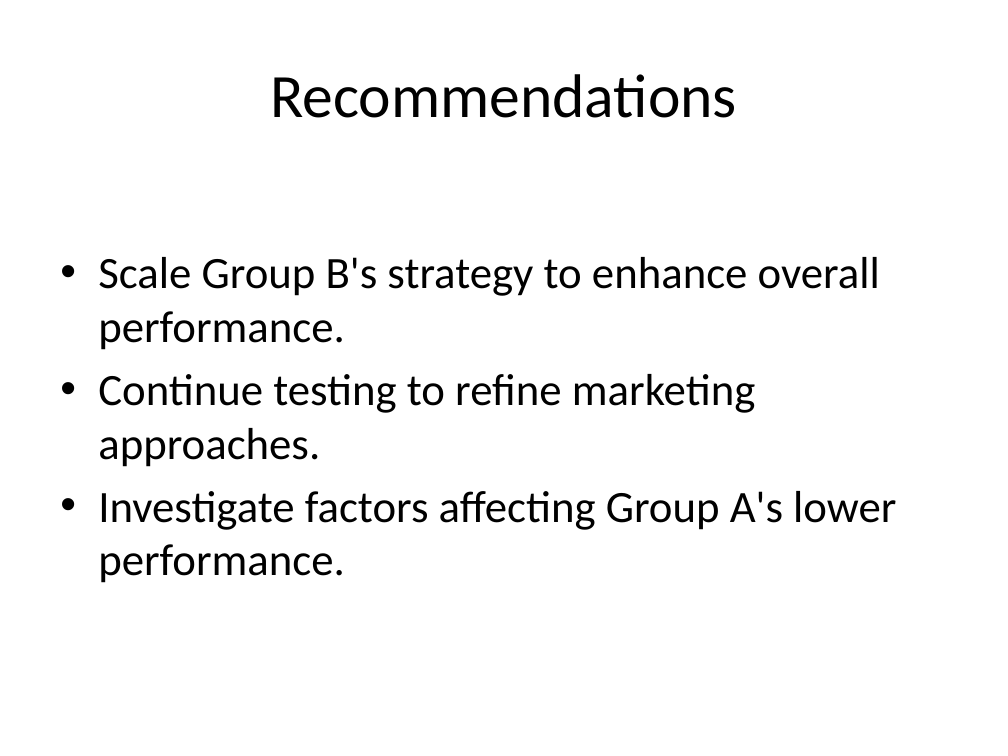
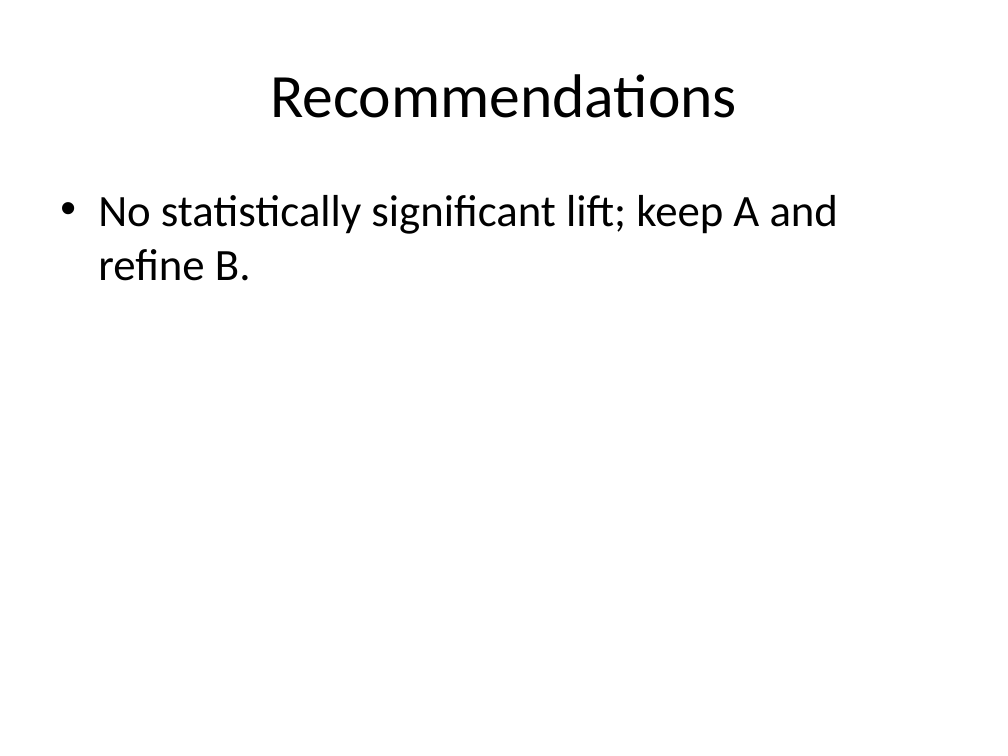
Before and after one commit to cathelenegeorge/CampAIgn-Analytics, a slide deck: slide 9 of reports/final_report.pptx (slide 8 before the commit). Drawn at 1008x756 pixels with LibreOffice and Linux fonts; fonts in the diff are those of the drawing. Boxes give left, top, right and bottom in pixels: in the first picture for what was removed or moved away, otherwise in the second. Text is boxed around its words. In the diff, an @@ line names an element or a change of style, - is before the commit and + after.

```diff
--- a/reports/final_report.pptx
+++ b/reports/final_report.pptx
@@ text at (98, 195, 839, 281): text changed @@
-• Scale Group B's strategy to enhance overall performance.
-• Continue testing to refine marketing approaches.
-• Investigate factors affecting Group A's lower performance.
+• No statistically significant lift; keep A and refine B.
```
Also in this commit, not shown: 7 other slides changed, 13 slides added, 4 slides removed, 27 other files.
